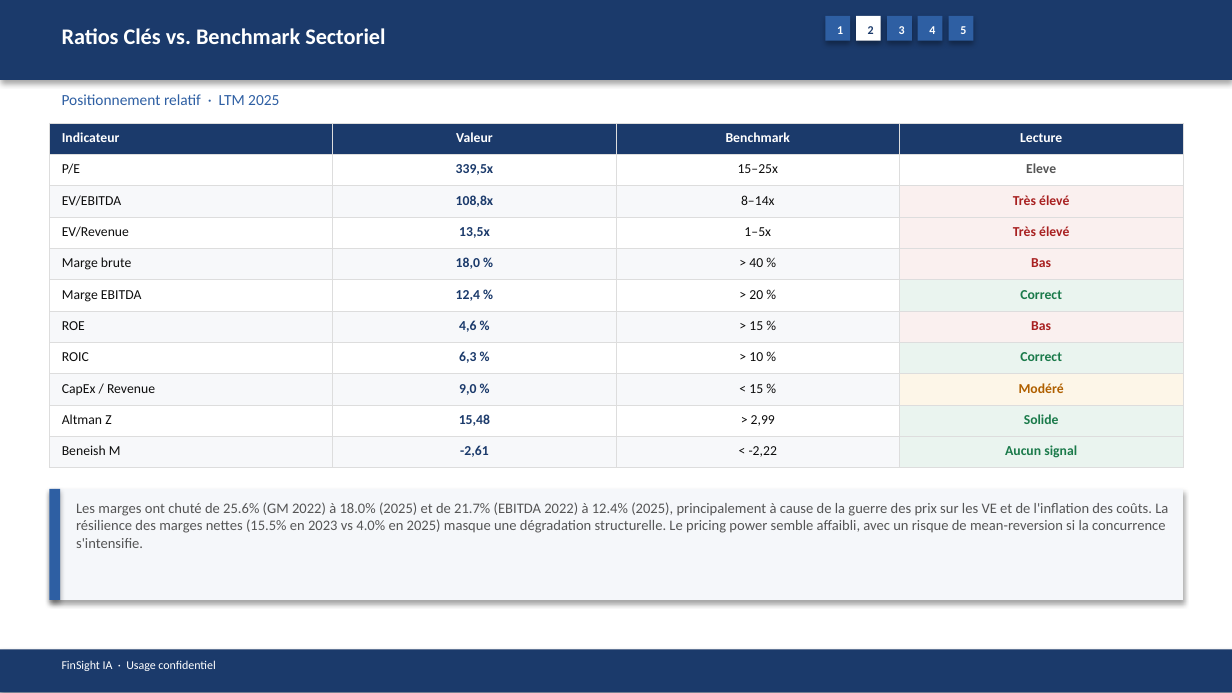
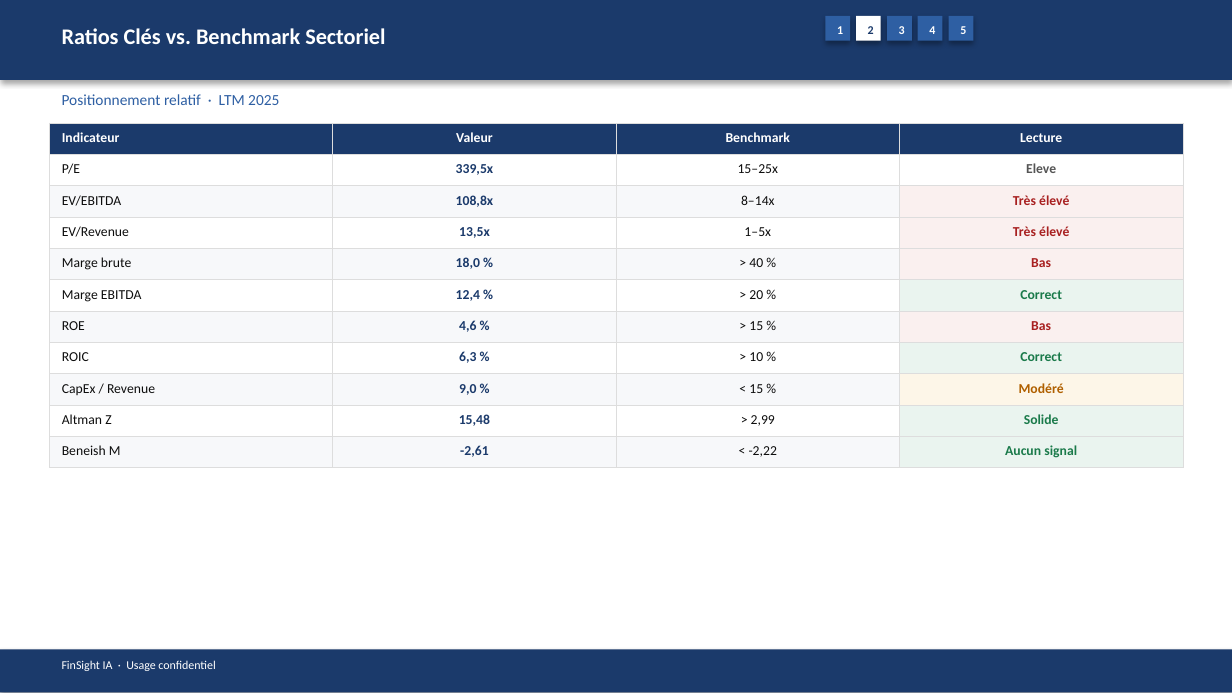
Before and after one commit to baptistejeh07-art/finsight-ia, a slide deck: slide 10 of preview/TSLA/TSLA_pitchbook.pptx. Drawn at 1232x693 pixels with LibreOffice and Linux fonts; fonts in the diff are those of the drawing. Boxes give left, top, right and bottom in pixels: in the first picture for what was removed or moved away, otherwise in the second. Text is boxed around its words. In the diff, an @@ line names an element or a change of style, - is before the commit and + after.

```diff
--- a/preview/TSLA/TSLA_pitchbook.pptx
+++ b/preview/TSLA/TSLA_pitchbook.pptx
@@ rectangle removed at [49, 489, 1183, 600] @@
@@ rectangle removed at [49, 489, 60, 600] @@
@@ text removed at [76, 502, 1168, 548] @@
-Les marges ont chuté de 25.6% (GM 2022) à 18.0% (2025) et de 21.7% (EBITDA 2022) à 12.4% (2025), principalement à cause de la guerre des prix sur les VE et de l'inflation des coûts. La résilience des marges nettes (15.5% en 2023 vs 4.0% en 2025) masque une dégradation structurelle. Le pricing power semble affaibli, avec un risque de mean-reversion si la concurrence s'intensifie.
```
Also in this commit, not shown: 17 other slides changed, 4 other files.
